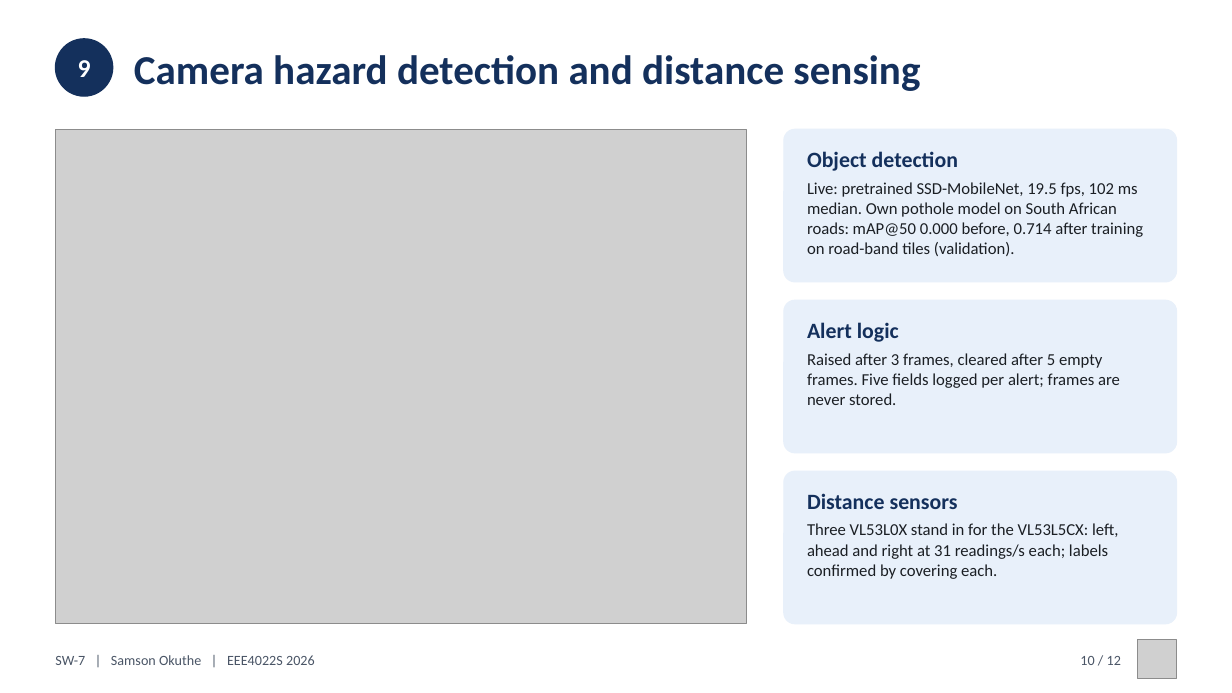
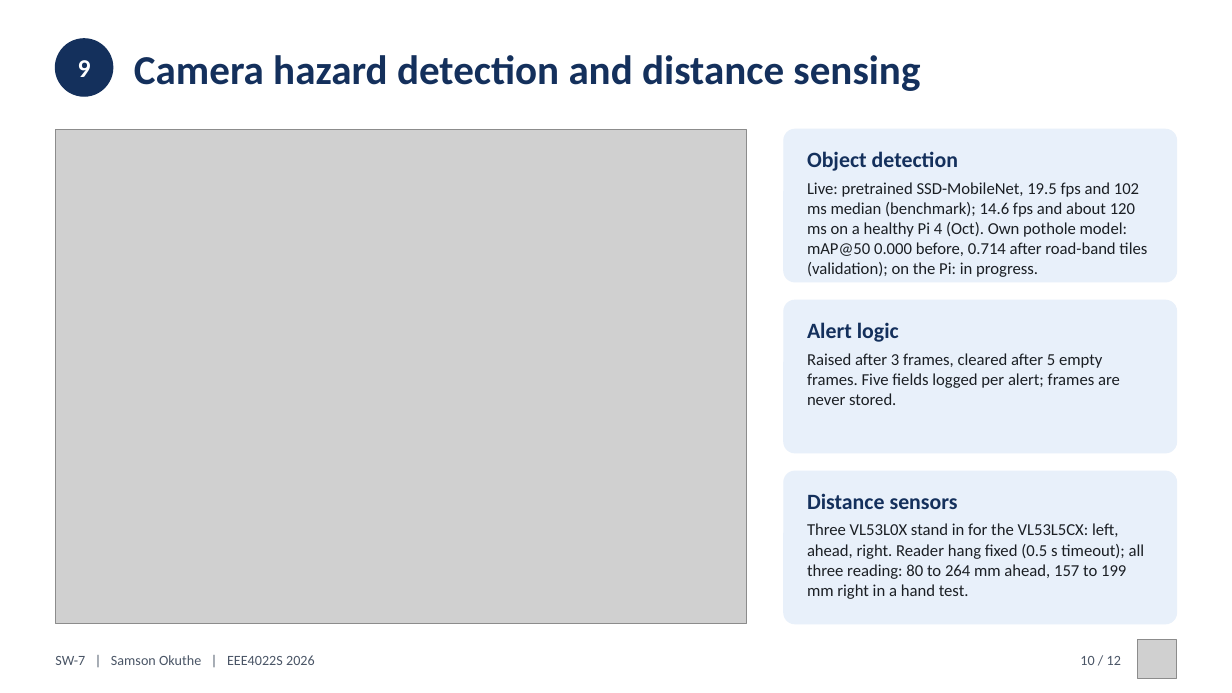
Before and after one commit to 0geder/Tukzie-HPEC-HUD, a slide deck: slide 10 of Presentation/SW7_Final_Presentation.pptx. Drawn at 1232x693 pixels with LibreOffice and Linux fonts; fonts in the diff are those of the drawing; grey boxes stand for pictures. Boxes give left, top, right and bottom in pixels: in the first picture for what was removed or moved away, otherwise in the second. Text is boxed around its words. In the diff, an @@ line names an element or a change of style, - is before the commit and + after.

Commit message:
Presentation updated with 7 to 11 Oct results (deck, poster, talking points, Q&A; talk about 9.2 min); bench observations of 10 to 11 Oct recorded as evidence (ToF hand test, Pi 4 temperatures and reboots, detector 14.6 fps / 120 ms, voice)

```diff
--- a/Presentation/SW7_Final_Presentation.pptx
+++ b/Presentation/SW7_Final_Presentation.pptx
@@ text at bbox=[807, 182, 1147, 277]: text changed @@
-Live: pretrained SSD-MobileNet, 19.5 fps, 102 ms median. Own pothole model on South African roads: mAP@50 0.000 before, 0.714 after training on road-band tiles (validation).
+Live: pretrained SSD-MobileNet, 19.5 fps and 102 ms median (benchmark); 14.6 fps and about 120 ms on a healthy Pi 4 (Oct). Own pothole model: mAP@50 0.000 before, 0.714 after road-band tiles (validation); on the Pi: in progress.
@@ text at bbox=[807, 523, 1145, 599]: text changed @@
-Three VL53L0X stand in for the VL53L5CX: left, ahead and right at 31 readings/s each; labels confirmed by covering each.
+Three VL53L0X stand in for the VL53L5CX: left, ahead, right. Reader hang fixed (0.5 s timeout); all three reading: 80 to 264 mm ahead, 157 to 199 mm right in a hand test.
```
Also in this commit, not shown: 7 other slides changed, 8 other files.
